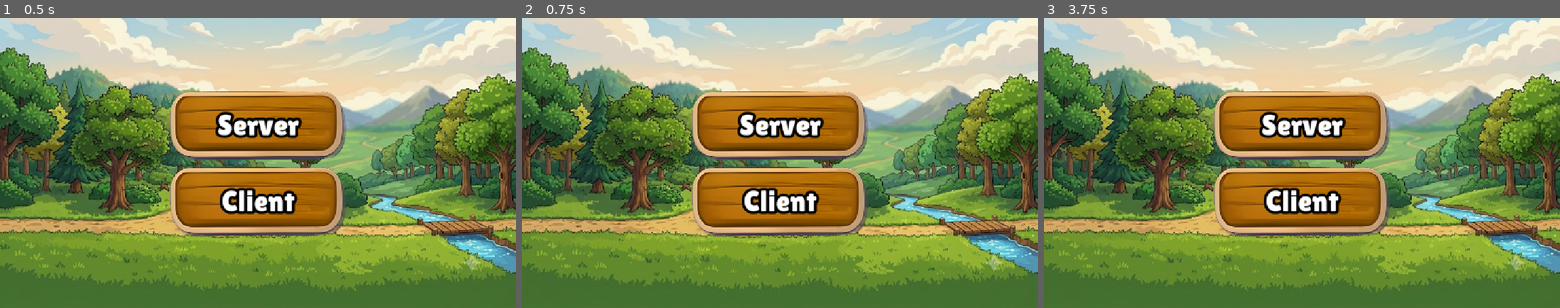
Above: before the commit, frames 1-3 (left to right).
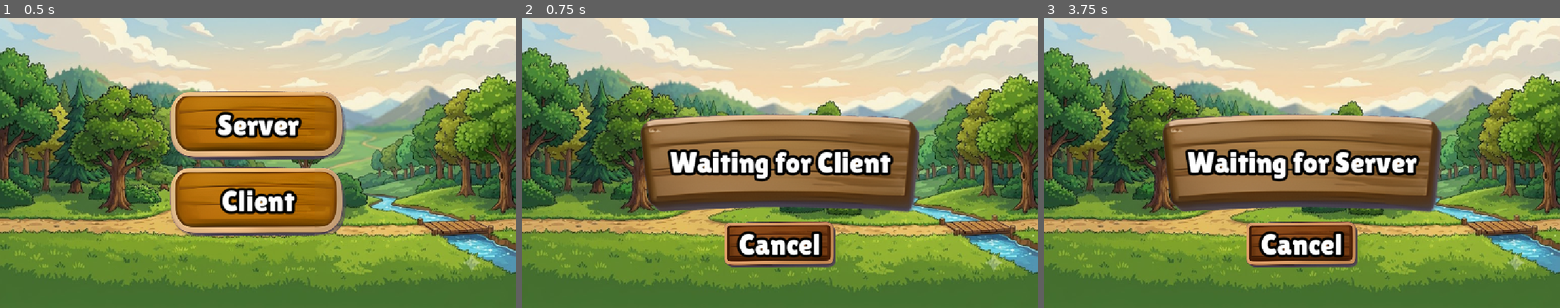
Above: after the commit, the same moments.

Repository: Frayzen/Petic
Game: Godot game, scene res://scene/main_menu.tscn
Same seed, same stepped clock (60 frames per second), same inputs: the game is played once before the commit and once after it.
Inputs (mouse positions are in pixels of both pictures, inside the frame that each line leads up to):
- Up to frame 1 (0.5 s): no input
- Up to frame 2 (0.75 s): click "Server" at 0.5 s
- Up to frame 3 (3.75 s): click (1302, 163) at 1.25 s, where only the run after the commit has a clickable "Waiting for Client"; click (1302, 200) at 2 s, where only the run before the commit has a clickable "Client"; click (1302, 244) at 2.75 s, where only the run after the commit has a clickable "Cancel"; click "Client" at 3.5 s

Frame 1 is identical in both runs. In frame 2, 25% of the frame differs, in the area x 23-77%, y 24-86%; in frame 3, 25%.
Error after the commit: Attempted to free a RefCounted object. (res://scripts/network_handler.gd:136)

Commit message:
feat: send animal data over network

Diff:
--- a/project.godot
+++ b/project.godot
@@ -17,7 +17,7 @@
 
 [autoload]
 
-registery="*uid://dp3lau3meji44"
+animalRegistery="*uid://dp3lau3meji44"
 NetworkHandler="*uid://bh7jugqmv5niq"
 
 [display]
--- a/scene/fight.tscn
+++ b/scene/fight.tscn
@@ -5,6 +5,7 @@
 [ext_resource type="Texture2D" uid="uid://b3jeepxdvmg7x" path="res://ui/icons/attack.png" id="4_hp4i3"]
 [ext_resource type="Script" uid="uid://w8irmuo3s0u6" path="res://scripts/fighting_team_manager.gd" id="4_xs0qa"]
 [ext_resource type="LabelSettings" uid="uid://b7s73no7jxd8n" path="res://settings/label_damage.tres" id="5_xs0qa"]
+[ext_resource type="Script" uid="uid://dn5no20c3u7ur" path="res://scripts/speed_slider.gd" id="6_4qica"]
 
 [node name="Fight" type="Control" unique_id=1799241028 node_paths=PackedStringArray("hostTeam", "otherTeam")]
 layout_mode = 3
@@ -44,7 +45,7 @@
 grow_horizontal = 2
 grow_vertical = 2
 layout_direction = 2
-theme_override_constants/separation = 20
+theme_override_constants/separation = 0
 script = ExtResource("4_xs0qa")
 opponentTeam = NodePath("../HostTeam")
 
@@ -61,7 +62,7 @@
 offset_top = 80.0
 offset_bottom = 200.0
 layout_direction = 3
-theme_override_constants/separation = 20
+theme_override_constants/separation = 0
 script = ExtResource("4_xs0qa")
 isHost = true
 opponentTeam = NodePath("../OtherTeam")
@@ -93,3 +94,19 @@
 label_settings = ExtResource("5_xs0qa")
 horizontal_alignment = 1
 vertical_alignment = 1
+
+[node name="SpeedSlider" type="HSlider" parent="." unique_id=273752586]
+layout_mode = 1
+anchors_preset = 5
+anchor_left = 0.5
+anchor_right = 0.5
+offset_left = -212.0
+offset_top = 26.0
+offset_right = 214.0
+offset_bottom = 42.0
+grow_horizontal = 2
+max_value = 3.0
+value = 1.0
+scrollable = false
+tick_count = 20
+script = ExtResource("6_4qica")
--- a/scene/fighting_animal.tscn
+++ b/scene/fighting_animal.tscn
@@ -4,14 +4,14 @@
 [ext_resource type="PackedScene" uid="uid://kd7kb7e0c561" path="res://scene/render_animal.tscn" id="1_f140u"]
 
 [node name="FightingAnimal" type="Control" unique_id=1925862657 node_paths=PackedStringArray("render", "damageSpawner")]
-custom_maximum_size = Vector2(100, 100)
+custom_maximum_size = Vector2(120, 100)
 layout_mode = 3
 anchors_preset = 15
 anchor_right = 1.0
 anchor_bottom = 1.0
 offset_left = 526.0
 offset_top = 274.0
-offset_right = -526.0
+offset_right = -506.0
 offset_bottom = -274.0
 grow_horizontal = 2
 grow_vertical = 2
--- a/scene/main_menu.tscn
+++ b/scene/main_menu.tscn
@@ -5,8 +5,11 @@
 [ext_resource type="Texture2D" uid="uid://tivbbbsn3ov6" path="res://ui/buttons/splitted/tile006.png" id="2_0iwki"]
 [ext_resource type="FontFile" uid="uid://xasfapmisv4a" path="res://ui/fonts/LilitaOne-Regular.ttf" id="3_sepwh"]
 [ext_resource type="LabelSettings" uid="uid://vwa8bhkbhjfl" path="res://settings/label_titles.tres" id="5_sepwh"]
+[ext_resource type="Texture2D" uid="uid://b0cl7leo2j54" path="res://ui/buttons/splitted/tile002.png" id="6_14wem"]
+[ext_resource type="Texture2D" uid="uid://bcvaw2dnesobg" path="res://ui/buttons/splitted/tile007.png" id="7_2atga"]
+[ext_resource type="LabelSettings" uid="uid://b7s73no7jxd8n" path="res://settings/label_damage.tres" id="8_by01r"]
 
-[node name="MainMenu" type="Control" unique_id=1975930055]
+[node name="MainMenu" type="Control" unique_id=1975930055 node_paths=PackedStringArray("waitingIndicator", "waitingIndicatorLabel", "buttonContainer")]
 layout_mode = 3
 anchors_preset = 15
 anchor_right = 1.0
@@ -14,6 +17,9 @@
 grow_horizontal = 2
 grow_vertical = 2
 script = ExtResource("1_0iwki")
+waitingIndicator = NodePath("WaitingIndicator")
+waitingIndicatorLabel = NodePath("WaitingIndicator/Label")
+buttonContainer = NodePath("VBoxContainer")
 
 [node name="TextureRect" type="TextureRect" parent="." unique_id=1606818445]
 layout_mode = 1
@@ -82,5 +88,68 @@
 text = "Client"
 label_settings = ExtResource("5_sepwh")
 
+[node name="WaitingIndicator" type="TextureButton" parent="." unique_id=842889524]
+visible = false
+layout_mode = 1
+anchors_preset = 8
+anchor_left = 0.5
+anchor_top = 0.5
+anchor_right = 0.5
+anchor_bottom = 0.5
+offset_left = -351.0
+offset_top = -110.0
+offset_right = 351.0
+offset_bottom = 110.0
+grow_horizontal = 2
+grow_vertical = 2
+size_flags_horizontal = 4
+size_flags_vertical = 4
+texture_normal = ExtResource("6_14wem")
+stretch_mode = 5
+
+[node name="Label" type="Label" parent="WaitingIndicator" unique_id=243118446]
+layout_mode = 1
+anchors_preset = 15
+anchor_right = 1.0
+anchor_bottom = 1.0
+grow_horizontal = 2
+grow_vertical = 2
+theme_override_fonts/font = ExtResource("3_sepwh")
+theme_override_font_sizes/font_size = 70
+text = "Waiting for XXX..."
+label_settings = ExtResource("5_sepwh")
+horizontal_alignment = 1
+vertical_alignment = 1
+
+[node name="TextureButton" type="TextureButton" parent="WaitingIndicator" unique_id=105613558]
+layout_mode = 1
+anchors_preset = 7
+anchor_left = 0.5
+anchor_top = 1.0
+anchor_right = 0.5
+anchor_bottom = 1.0
+offset_left = -125.0
+offset_top = 21.0
+offset_right = 125.0
+offset_bottom = 124.0
+grow_horizontal = 2
+grow_vertical = 0
+texture_normal = ExtResource("7_2atga")
+ignore_texture_size = true
+stretch_mode = 0
+
+[node name="Label" type="Label" parent="WaitingIndicator/TextureButton" unique_id=856395712]
+layout_mode = 1
+anchors_preset = 15
+anchor_right = 1.0
+anchor_bottom = 1.0
+grow_horizontal = 2
+grow_vertical = 2
+text = "Cancel"
+label_settings = ExtResource("8_by01r")
+horizontal_alignment = 1
+vertical_alignment = 1
+
 [connection signal="pressed" from="VBoxContainer/Server" to="." method="_on_server_pressed"]
 [connection signal="pressed" from="VBoxContainer/Client" to="." method="_on_client_pressed"]
+[connection signal="pressed" from="WaitingIndicator/TextureButton" to="." method="_on_cacnel_button_pressed"]
--- a/scene/shop.tscn
+++ b/scene/shop.tscn
@@ -25,7 +25,7 @@
 script = ExtResource("1_tartn")
 coin_label = NodePath("Coins/HBoxContainer/Label")
 shop_holder = NodePath("Shop")
-team_holder = NodePath("ColorRect/Team")
+team_holder = NodePath("TeamBg/Team")
 
 [node name="Background" type="TextureRect" parent="." unique_id=2053510268]
 layout_mode = 1
@@ -146,7 +146,7 @@
 expand_mode = 2
 stretch_mode = 4
 
-[node name="ColorRect" type="ColorRect" parent="." unique_id=39848306]
+[node name="TeamBg" type="ColorRect" parent="." unique_id=39848306]
 custom_minimum_size = Vector2(0, 200)
 layout_mode = 1
 anchors_preset = 14
@@ -157,7 +157,7 @@
 grow_vertical = 2
 color = Color(0.12156863, 0.12156863, 0.12156863, 0.44313726)
 
-[node name="Team" type="HBoxContainer" parent="ColorRect" unique_id=1422617127]
+[node name="Team" type="HBoxContainer" parent="TeamBg" unique_id=1422617127]
 custom_minimum_size = Vector2(100, 100)
 layout_mode = 1
 anchors_preset = 14
--- a/scene/team_animal.tscn
+++ b/scene/team_animal.tscn
@@ -47,5 +47,9 @@
 
 [node name="Animal" parent="." unique_id=455260283 instance=ExtResource("3_atsrv")]
 layout_mode = 1
+offset_left = -50.0
+offset_top = -50.0
+offset_right = 50.0
+offset_bottom = 50.0
 
 [connection signal="pressed" from="." to="." method="_on_pressed"]
--- a/scripts/animal_data.gd
+++ b/scripts/animal_data.gd
@@ -8,10 +8,47 @@
 
 var health : int
 var attack : int
-
 var xp : int = 0
 var lvl : int = 1
 
+# Serialize to Dictionary (for network/save)
+func to_dict() -> Dictionary:
+    var dict = {
+        "name": name,
+        "baseHealth": baseHealth,
+        "baseAttack": baseAttack,
+        "health": health,
+        "attack": attack,
+        "xp": xp,
+        "lvl": lvl
+    }
+
+    # Store texture path instead of the texture itself
+    if sprite:
+        dict["sprite_path"] = sprite.resource_path
+
+    return dict
+
+# Deserialize from Dictionary
+static func from_dict(dict: Dictionary):
+    animalRegistery.getAnimal(dict.get("name"))
+
+    var data = AnimalData.new()
+    data.name = dict.get("name", "Unknown")
+    data.baseHealth = dict.get("baseHealth", 10)
+    data.baseAttack = dict.get("baseAttack", 5)
+    data.health = dict.get("health", data.baseHealth)
+    data.attack = dict.get("attack", data.baseAttack)
+    data.xp = dict.get("xp", 0)
+    data.lvl = dict.get("lvl", 1)
+
+    # Load texture if path exists
+    if dict.has("sprite_path"):
+        data.sprite = load(dict["sprite_path"])
+
+    return data
+
+# Original methods
 func on_attack(target) -> void:
     pass
 
--- a/scripts/animal_registery.gd
+++ b/scripts/animal_registery.gd
@@ -1,19 +1,25 @@
 extends Node
-class_name AnimalRegistry
+class_name AnimalRegistery
 
 var rng = RandomNumberGenerator.new()
 var animals: Array[AnimalData] = []
 
 func _init() -> void:
-    var dir = DirAccess.open("res://animals")
-    for file in dir.get_files():
-        if file.ends_with(".tres"):
-            animals.append(load("res://animals/" + file))
-    for animal in animals:
-        print(animal.name + " has " + str(animal.baseHealth) + " health")
+	var dir = DirAccess.open("res://animals")
+	for file in dir.get_files():
+		if file.ends_with(".tres"):
+			animals.append(load("res://animals/" + file))
+	for animal in animals:
+		print(animal.name + " has " + str(animal.baseHealth) + " health")
 
 func pickRandom() -> AnimalData:
-    var generated = animals[randi_range(0, animals.size() - 1)].duplicate()
-    generated.health = generated.baseHealth
-    generated.attack = generated.baseAttack
-    return generated
+	var generated = animals[randi_range(0, animals.size() - 1)].duplicate()
+	generated.health = generated.baseHealth
+	generated.attack = generated.baseAttack
+	return generated
+
+func getAnimal(nameAnimal : String) -> AnimalData:
+	for animal in animals:
+		if animal.name == nameAnimal:
+			return animal.duplicate()
+	return null
--- a/scripts/damage_indicator.gd
+++ b/scripts/damage_indicator.gd
@@ -8,11 +8,11 @@
 
 # Called when the node enters the scene tree for the first time.
 func _ready() -> void:
-    label.text = "-" + str(damageAmount)
+	label.text = "-" + str(damageAmount)
 
-    var tween = create_tween()
-    texture.modulate.a = 1
-    var invAnimSpeed = (1 / FightingManager.animationSpeed)
-    var delay = 0.4 * invAnimSpeed
-    tween.tween_property(texture, "modulate:a", 0.0, delay)
-    tween.tween_callback(queue_free).set_delay(delay)
+	var tween = create_tween()
+	texture.modulate.a = 1
+	var invAnimSpeed = (1 / FightingManager.instance.animationSpeed)
+	var delay = 0.4 * invAnimSpeed
+	tween.tween_property(texture, "modulate:a", 0.0, delay)
+	tween.tween_callback(queue_free).set_delay(delay)
--- a/scripts/fighting_animal.gd
+++ b/scripts/fighting_animal.gd
@@ -13,47 +13,47 @@
 signal endOfAttack
 
 func _ready() -> void:
-	render.damage_dealt.connect(attackComplete)
+    render.damage_dealt.connect(attackComplete)
 
 func setup(team: FightingTeamManager, animalData : AnimalData, isHost : bool):
-	teamManager = team
-	data = animalData
-	if not isHost:
-		render.orientation.scale.x = 1
-	render.setData(data)
+    teamManager = team
+    data = animalData
+    if not isHost:
+        render.orientation.scale.x = 1
+    render.setData(data)
 
 func attack(target : FightingAnimal):
-	attackTarget = target
-	render.animator.queue("attack")
-	await render.animator.animation_finished
-	await checkDeath()
-	endOfAttack.emit()
+    attackTarget = target
+    render.animator.queue("attack")
+    await render.animator.animation_finished
+    await checkDeath()
+    endOfAttack.emit()
 
 func damaged(amount : int):
-	var damageIndicatorInstance : DamageIndicator = damageIndicator.instantiate()
-	damageIndicatorInstance.damageAmount = amount
-	damageSpawner.add_child(damageIndicatorInstance)
-	data.health -= amount
-	render.modulate = Color.from_rgba8(255, 100, 100, 255)
-	await get_tree().create_timer(0.1 * FightingManager.animationSpeed).timeout
-	render.modulate = Color.from_rgba8(255, 255, 255, 255)
-	render.update()
+    var damageIndicatorInstance : DamageIndicator = damageIndicator.instantiate()
+    damageIndicatorInstance.damageAmount = amount
+    damageSpawner.add_child(damageIndicatorInstance)
+    data.health -= amount
+    render.modulate = Color.from_rgba8(255, 100, 100, 255)
+    await get_tree().create_timer(0.1 * FightingManager.instance.animationSpeed).timeout
+    render.modulate = Color.from_rgba8(255, 255, 255, 255)
+    render.update()
 
 func checkDeath():
-	if data.health <= 0:
-		render.animator.queue("death")
-		await render.animator.animation_finished
-		modulate.a = 0
-		await die()
+    if data.health <= 0:
+        render.animator.queue("death")
+        await render.animator.animation_finished
+        modulate.a = 0
+        await die()
 
 func die():
-	await teamManager.remove(self)
-	var invAnimSpeed = (1 / FightingManager.animationSpeed)
-	var delay = 0.4 * invAnimSpeed
-	var tween = create_tween()
-	tween.tween_property(self, "custom_maximum_size:x", 0.0, delay)
-	await tween.finished
-	queue_free()
+    await teamManager.remove(self)
+    var invAnimSpeed = (1 / FightingManager.instance.animationSpeed)
+    var delay = 0.4 * invAnimSpeed
+    var tween = create_tween()
+    tween.tween_property(self, "custom_maximum_size:x", 0.0, delay)
+    await tween.finished
+    queue_free()
 
 func attackComplete():
-	attackTarget.damaged(data.attack)
+    attackTarget.damaged(data.attack)
--- a/scripts/fighting_manager.gd
+++ b/scripts/fighting_manager.gd
@@ -1,7 +1,7 @@
 class_name FightingManager
 extends Control
 
-const animationSpeed : float = 0.2
+var animationSpeed : float = 0.2
 
 static var instance: FightingManager
 
@@ -9,24 +9,27 @@
 @export var otherTeam : FightingTeamManager
 
 func getAllAnimals() -> Array[FightingAnimal]:
-	return hostTeam.animals + otherTeam.animals
+    return hostTeam.animals + otherTeam.animals
 
 func _ready() -> void:
-	instance = self
-	for animal in getAllAnimals():
-		animal.render.animator.speed_scale = animationSpeed
-	fight()
+    instance = self
+    fight()
+
+func updateAnimationSpeed(newValue : float):
+    animationSpeed = newValue
+    for animal in getAllAnimals():
+        animal.render.animator.speed_scale = animationSpeed
 
 
 func mutualAttack():
-	hostTeam.front().attack(otherTeam.front())
-	otherTeam.front().attack(hostTeam.front())
-	await AsyncUtils.await_all([
-		hostTeam.front().endOfAttack,
-		otherTeam.front().endOfAttack,
-	])
+    hostTeam.front().attack(otherTeam.front())
+    otherTeam.front().attack(hostTeam.front())
+    await AsyncUtils.await_all([
+        hostTeam.front().endOfAttack,
+        otherTeam.front().endOfAttack,
+    ])
 func fight():
-	while true:
-		await mutualAttack()
-		if hostTeam.animals.is_empty() or otherTeam.animals.is_empty():
-			return
+    while true:
+        await mutualAttack()
+        if hostTeam.animals.is_empty() or otherTeam.animals.is_empty():
+            return
--- a/scripts/fighting_team_manager.gd
+++ b/scripts/fighting_team_manager.gd
@@ -8,30 +8,30 @@
 var animals : Array[FightingAnimal] = []
 
 func _ready() -> void:
-	var animalDatas : Array[AnimalData] = []
+    var animalDatas : Array[AnimalData] = []
 
-	for i in range(3):
-		var boar : AnimalData = load("res://animals/boar.tres").duplicate()
-		boar.health = boar.baseHealth
-		boar.attack = boar.baseAttack
-		animalDatas.append(boar)
-	animalDatas.append(null)
-	animalDatas.append(null)
+    for i in range(3):
+        var boar : AnimalData = load("res://animals/boar.tres").duplicate()
+        boar.health = boar.baseHealth
+        boar.attack = boar.baseAttack
+        animalDatas.append(boar)
+    animalDatas.append(null)
+    animalDatas.append(null)
 
-	for animalData in animalDatas:
-		summon(animalData)
+    for animalData in animalDatas:
+        summon(animalData)
 
 func front():
-	return animals.front()
+    return animals.front()
 
 func summon(animalData : AnimalData):
-	if animalData == null:
-		return
-	var fightingAnimal : FightingAnimal = fightAnimal.instantiate()
-	fightingAnimal.setup(self, animalData, isHost)
-	fightingAnimal.size_flags_horizontal = Control.SIZE_EXPAND_FILL
-	animals.append(fightingAnimal)
-	add_child(fightingAnimal)
+    if animalData == null:
+        return
+    var fightingAnimal : FightingAnimal = fightAnimal.instantiate()
+    fightingAnimal.setup(self, animalData, isHost)
+    fightingAnimal.size_flags_horizontal = Control.SIZE_EXPAND_FILL
+    animals.append(fightingAnimal)
+    add_child(fightingAnimal)
 
 func remove(animal : FightingAnimal):
-	animals.erase(animal)
+    animals.erase(animal)
--- a/scripts/main_menu.gd
+++ b/scripts/main_menu.gd
@@ -1,8 +1,27 @@
 extends Control
+
+@export var waitingIndicator : TextureButton
+@export var waitingIndicatorLabel : Label
+@export var buttonContainer : VBoxContainer
+
+func _ready() -> void:
+	waitingIndicator.visible = false
+	buttonContainer.visible = true
 
 func _on_client_pressed() -> void:
 	NetworkHandler.start_client()
-
+	waitScreen("Server")
 
 func _on_server_pressed() -> void:
 	NetworkHandler.start_server()
+	waitScreen("Client")
+
+func waitScreen(waitFor : String):
+	waitingIndicatorLabel.text = "Waiting for "+waitFor
+	waitingIndicator.visible = true
+	buttonContainer.visible = false
+
+func _on_cacnel_button_pressed() -> void:
+	NetworkHandler.cancelConnection()
+	waitingIndicator.visible = false
+	buttonContainer.visible = true
--- a/scripts/network_handler.gd
+++ b/scripts/network_handler.gd
@@ -14,7 +14,6 @@
 func _process(delta):
 	if multiplayer.multiplayer_peer == null:
 		return
-
 	if is_server and timer_running:
 		timer -= delta
 
@@ -60,17 +59,79 @@
 func sync_timer(t: float):
 	timer = t
 
+var hostTeam = null
+var otherTeam = null
+var sender_ids = []  # Track who has sent data
 
 @rpc("any_peer", "reliable", "call_local")
-func send_round_data(data: String):
-	print("Received from peer: ", data)
+func send_round_data(json_data: String):
+	var json = JSON.new()
+	var error = json.parse(json_data)
+
+	if error == OK:
+		var received_array = json.data  # Array of dictionaries
+		print("Received data from peer: ", multiplayer.get_remote_sender_id())
+
+		# Convert dictionaries back to AnimalData objects
+		var animals = []
+		for dict in received_array:
+			var animal_data = AnimalData.from_dict(dict)
+			animals.append(animal_data)
+
+		print("Deserialized ", animals.size(), " animals")
+
+		process_received_data(animals)
+	else:
+		print("Failed to parse JSON: ", json.get_error_message())
+
+func process_received_data(animals: Array):
+	for animal in animals:
+		print("Received animal: ", animal.name, " HP: ", animal.health)
 
 
-@rpc("authority")
-func client_send_data():
-	send_round_data.rpc_id(1, "Hello World") # send to server (peer 1 usually)
+#     var json = JSON.new()
+#     var error = json.parse(dataRcv)
+#     assert(error == OK)
+#     var data = json.data
+#     var sender_id = multiplayer.get_remote_sender_id()
+#     var peer_id = multiplayer.get_unique_id()
 
+#     # Check if this is the local peer
+#     if sender_id == 0 or sender_id == peer_id:
+#         # Called locally
+#         hostTeam = data
+#         print("RECEIVED HOST (local)")
+#     else:
+#         # Called remotely
+#         otherTeam = data
+#         print("RECEIVED OTHER from peer: ", sender_id)
+#     print(data)
+#     for d in data:
+#         print(d.name)
+
+#     sender_ids.append(sender_id)
+
+#     if otherTeam != null and hostTeam != null:
+#         print("LETS GO")
+#         # Reset for next round
+#         hostTeam = null
+#         otherTeam = null
+#         sender_ids = []
 
 func _end_round():
-	rpc("client_send_data")
-	client_send_data()
+	print("END ROUND")
+
+	var datas = []  # Untyped array
+	for animal in Market.instance.team_animals:
+		if animal.data != null:
+			# Convert AnimalData to dictionary
+			datas.append(animal.data.to_dict())
+
+	# Convert to JSON
+	var json_string = JSON.stringify(datas)
+	print("SENDING: " + json_string)
+	send_round_data.rpc(json_string)
+
+func cancelConnection():
+	multiplayer.multiplayer_peer.free()
+	multiplayer.multiplayer_peer = null
--- a/scripts/shop_animal.gd
+++ b/scripts/shop_animal.gd
@@ -42,7 +42,7 @@
         Market.selected = null
 
 func generate():
-    data = registery.pickRandom()
+    data = animalRegistery.pickRandom()
     render.setData(data)
     render.visible = true
 
--- /dev/null
+++ b/scripts/speed_slider.gd
@@ -0,0 +1,4 @@
+extends HSlider
+
+func _process(_delta: float) -> void:
+    FightingManager.instance.updateAnimationSpeed(value)
--- a/scripts/team_animal.gd
+++ b/scripts/team_animal.gd
@@ -5,92 +5,92 @@
 var data : AnimalData = null
 
 func _process(_delta: float) -> void:
-	render.selected = (Market.selected == self)
+    render.selected = (Market.selected == self)
 
 func _ready() -> void:
-	update(null)
+    update(null)
 
 func _can_drop_data(_at_position: Vector2, _data: Variant) -> bool:
-	return _data is ShopAnimal or _data is TeamAnimal
+    return _data is ShopAnimal or _data is TeamAnimal
 
 func _drop_data(_at_position: Vector2, dropped_data: Variant) -> void:
-	if dropped_data == self:
-		return
-	if dropped_data is ShopAnimal:
-		Market.instance.buy(self, dropped_data)
-	if dropped_data is TeamAnimal:
-		if dropped_data.data != null and data != null and dropped_data.data.name == data.name:
-			merge(dropped_data.data)
-			dropped_data.update(null)
-			return
-		swap(dropped_data)
+    if dropped_data == self:
+        return
+    if dropped_data is ShopAnimal:
+        Market.instance.buy(self, dropped_data)
+    if dropped_data is TeamAnimal:
+        if dropped_data.data != null and data != null and dropped_data.data.name == data.name:
+            merge(dropped_data.data)
+            dropped_data.update(null)
+            return
+        swap(dropped_data)
 
 
 func swap(other : TeamAnimal):
-	var tmp = data
-	update(other.data)
-	other.update(tmp)
+    var tmp = data
+    update(other.data)
+    other.update(tmp)
 
 func _on_pressed() -> void:
-	if Market.selected != null:
-		if Market.selected is ShopAnimal:
-			if Market.instance.buy(self, Market.selected):
-				Market.selected = null
-		elif Market.selected is TeamAnimal:
-			if data != null and Market.selected.data.name == data.name:
-				merge(Market.selected.data)
-				Market.selected.update(null)
-			else:
-				swap(Market.selected)
-			Market.selected = null
-		return
-	else:
-		if data != null:
-			Market.selected = self
-		else:
-			Market.selected = null
+    if Market.selected != null:
+        if Market.selected is ShopAnimal:
+            if Market.instance.buy(self, Market.selected):
+                Market.selected = null
+        elif Market.selected is TeamAnimal:
+            if data != null and Market.selected.data.name == data.name:
+                merge(Market.selected.data)
+                Market.selected.update(null)
+            else:
+                swap(Market.selected)
+            Market.selected = null
+        return
+    else:
+        if data != null:
+            Market.selected = self
+        else:
+            Market.selected = null
 
 func _get_drag_data(_at_position: Vector2) -> Variant:
-	if render.empty:
-		return false
-	var c = Control.new()
-	var dup = render.duplicate()
-	dup.setData(render.data)
-	dup.position -= size * 0.5
-	c.add_child(dup)
-	render.visible = false
-	c.propagate_maximum_size = true
-	c.custom_minimum_size = size
-	c.custom_maximum_size = size
-	c.size = size  # Match the container size to the preview
+    if render.empty:
+        return false
+    var c = Control.new()
+    var dup = render.duplicate()
+    dup.setData(render.data)
+    dup.position -= size * 0.5
+    c.add_child(dup)
+    render.visible = false
+    c.propagate_maximum_size = true
+    c.custom_minimum_size = size
+    c.custom_maximum_size = size
+    c.size = size  # Match the container size to the preview
 
-	set_drag_preview(c)
-	get_viewport().set_input_as_handled()
+    set_drag_preview(c)
+    get_viewport().set_input_as_handled()
 
-	return self
+    return self
 
 func update(update_data : AnimalData):
-	data = update_data
-	render.setData(update_data)
+    data = update_data
+    render.setData(update_data)
 
 func _notification(what):
-	if what == NOTIFICATION_DRAG_END and not render.empty:
-		render.visible = true
+    if what == NOTIFICATION_DRAG_END and not render.empty:
+        render.visible = true
 
 func increaseXp(xp : int = 1):
-	for i in range(xp):
-		data.xp += 1
-		data.health += 1
-		data.attack += 1
-		if data.xp >= data.lvl + 1:
-			data.lvl += 1
-			data.xp = 0
-	render.update()
+    for i in range(xp):
+        data.xp += 1
+        data.health += 1
+        data.attack += 1
+        if data.xp >= data.lvl + 1:
+            data.lvl += 1
+            data.xp = 0
+    render.update()
 
 func merge(other : AnimalData):
-	var oLvl : int = other.lvl - 1
-	@warning_ignore("integer_division")
-	var nbAnimalMerged : int = int(oLvl * (oLvl + 1)) / 2 + other.xp
-	increaseXp(nbAnimalMerged + 1)
-	data.health += other.health - (other.baseHealth + nbAnimalMerged)
-	data.attack += other.attack - (other.baseAttack + nbAnimalMerged)
+    var oLvl : int = other.lvl - 1
+    @warning_ignore("integer_division")
+    var nbAnimalMerged : int = int(oLvl * (oLvl + 1)) / 2 + other.xp
+    increaseXp(nbAnimalMerged + 1)
+    data.health += other.health - (other.baseHealth + nbAnimalMerged)
+    data.attack += other.attack - (other.baseAttack + nbAnimalMerged)
Not shown, added: scripts/speed_slider.gd.uid
